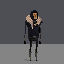
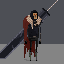
The second 64 × 64 image is a revision of the first. Changes to its layers:
showed "Shoulder cape" over <box>23,16,30,42</box>
painted on "Chest" (2nd of 3, in "Design 1") over <box>23,17,43,28</box>
painted on "Arms" (2nd of 3, in "Design 1") over <box>24,21,41,44</box>
showed "Sword" (2nd of 2, in "Design 1") over <box>0,0,58,59</box>
showed "Cape" (2nd of 3, in "Design 1") over <box>23,16,35,58</box>
